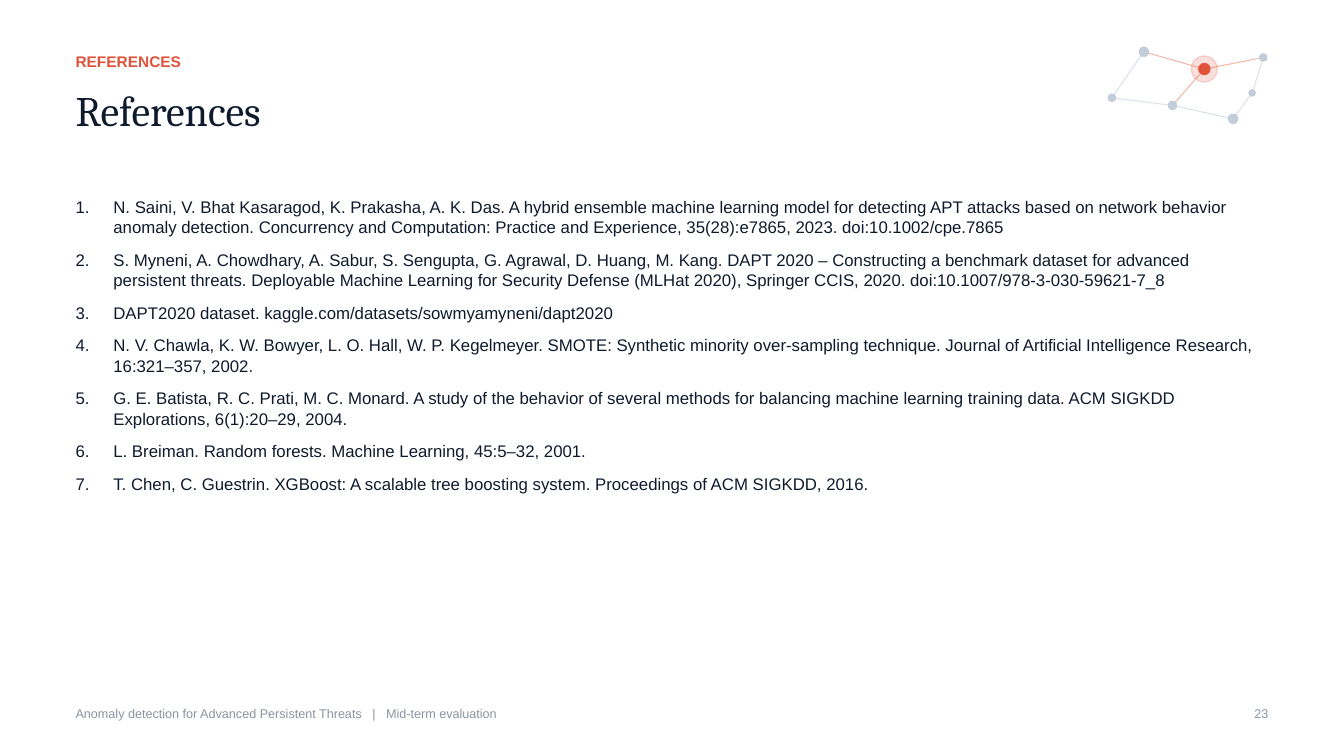
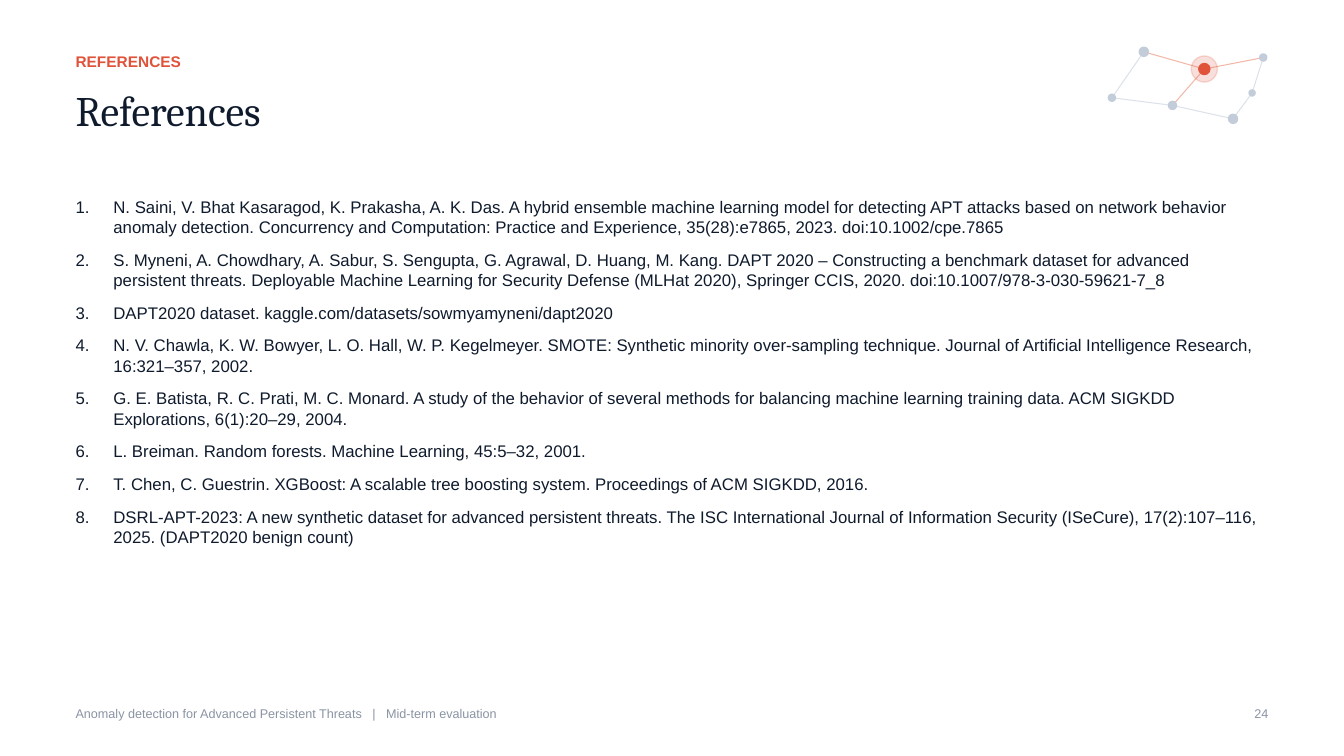
Before and after one commit to AshishJain2003/apt-detection-hybrid-ensemble, a slide deck: slide 24 of APT_Detection_MidEval.pptx (slide 23 before the commit). Drawn at 1344x756 pixels with LibreOffice and Linux fonts; fonts in the diff are those of the drawing. Boxes give left, top, right and bottom in pixels: in the first picture for what was removed or moved away, otherwise in the second. Text is boxed around its words. In the diff, an @@ line names an element or a change of style, - is before the commit and + after.

```diff
--- a/APT_Detection_MidEval.pptx
+++ b/APT_Detection_MidEval.pptx
@@ text at (113,511,1256,547): paragraph added @@
+8. DSRL-APT-2023: A new synthetic dataset for advanced persistent threats. The ISC International Journal of Information Security (ISeCure), 17(2):107–116, 2025. (DAPT2020 benign count)
@@ text at (1254,709,1268,718): text changed @@
-23
+24
```
Also in this commit, not shown: 12 other slides changed, 1 slide added, 29 other files.
